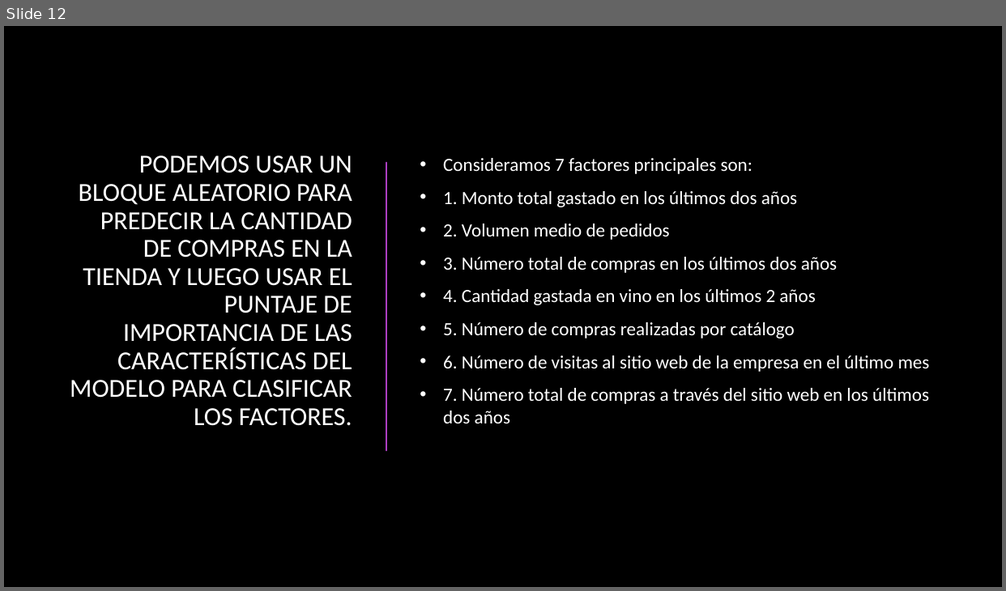
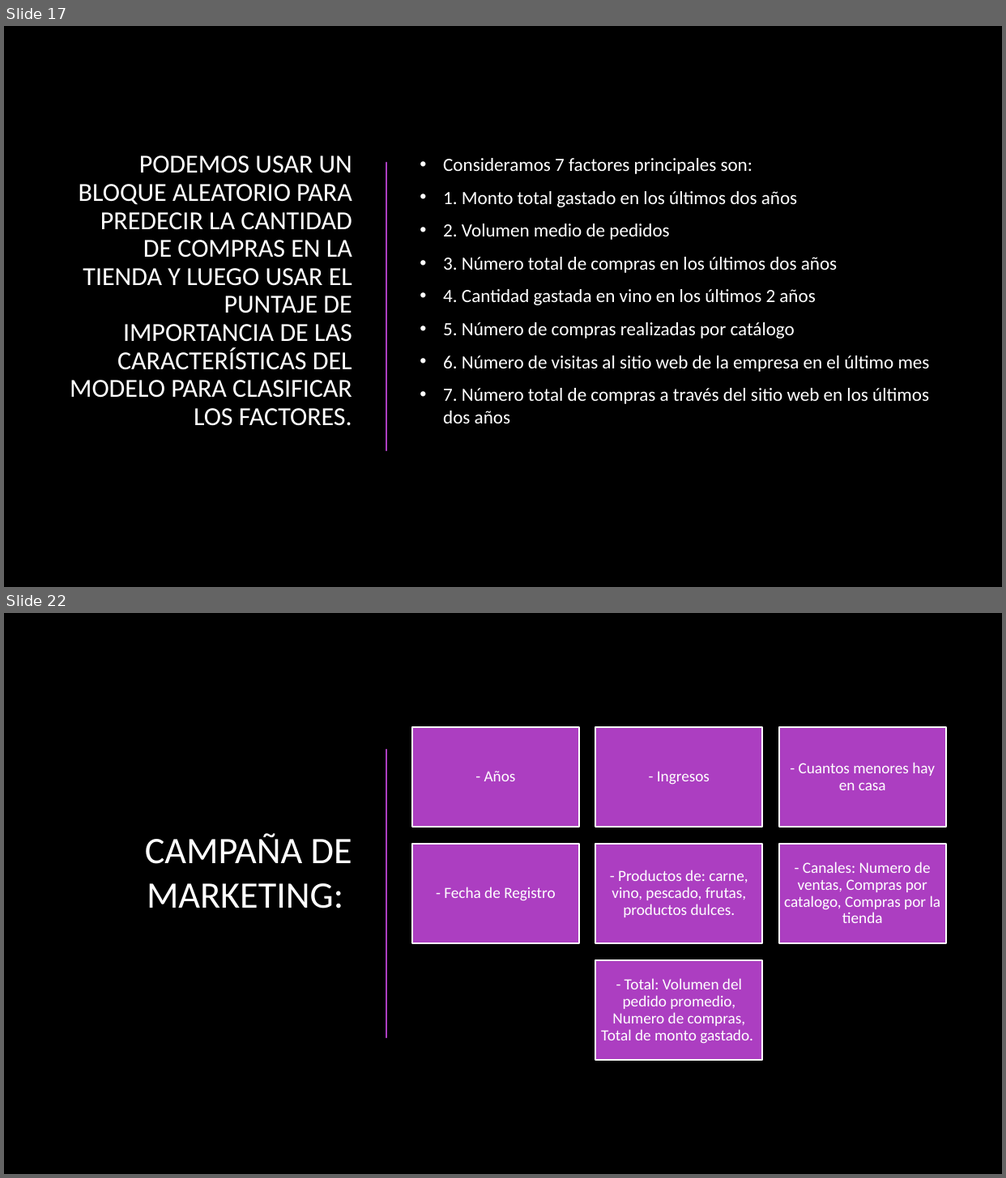
Before and after one commit to lumivalsa/ML-aplicado-MKT-Analytics, a slide deck: Presentación_mkt.pptx. Shown one above the other, each under a label of ours: slide 12 before the commit, slides 17 and 22 after it; the slides between them are not shown. The pictures are 1006x591 and 1006x1178 pixels, drawn with LibreOffice and Linux fonts; fonts in the diff are those of the drawing; background and template pictures are left out. Boxes give left, top, right and bottom in pixels: in the first picture for what was removed or moved away, otherwise in the second. Text is boxed around its words. In the diff, an @@ line names an element or a change of style, - is before the commit and + after.

```diff
--- a/Presentación_mkt.pptx
+++ b/Presentación_mkt.pptx
@@ slide 22 added at bbox=[4, 613, 1002, 1174], background picture (left out) @@
@@ line added from (386, 749) to (386, 1037), #AC3EC1 1.5 pt @@
@@ title added at bbox=[145, 833, 352, 909], 36 pt, text #FFFFFF @@
+CAMPAÑA DE MARKETING:
@@ group added at bbox=[413, 726, 947, 1061]: 7 rectangles, 7 texts @@
+- Años
+- Ingresos
+- Cuantos menores hay en casa
+- Fecha de Registro
+- Productos de: carne, vino, pescado, frutas, productos dulces.
+- Canales: Numero de ventas, Compras por catalogo, Compras por la tienda
+- Total: Volumen del pedido promedio, Numero de compras, Total de monto gastado.
@@ what was slide 12 is now slide 17 @@
```
Also in this commit, not shown: 5 other slides added.
